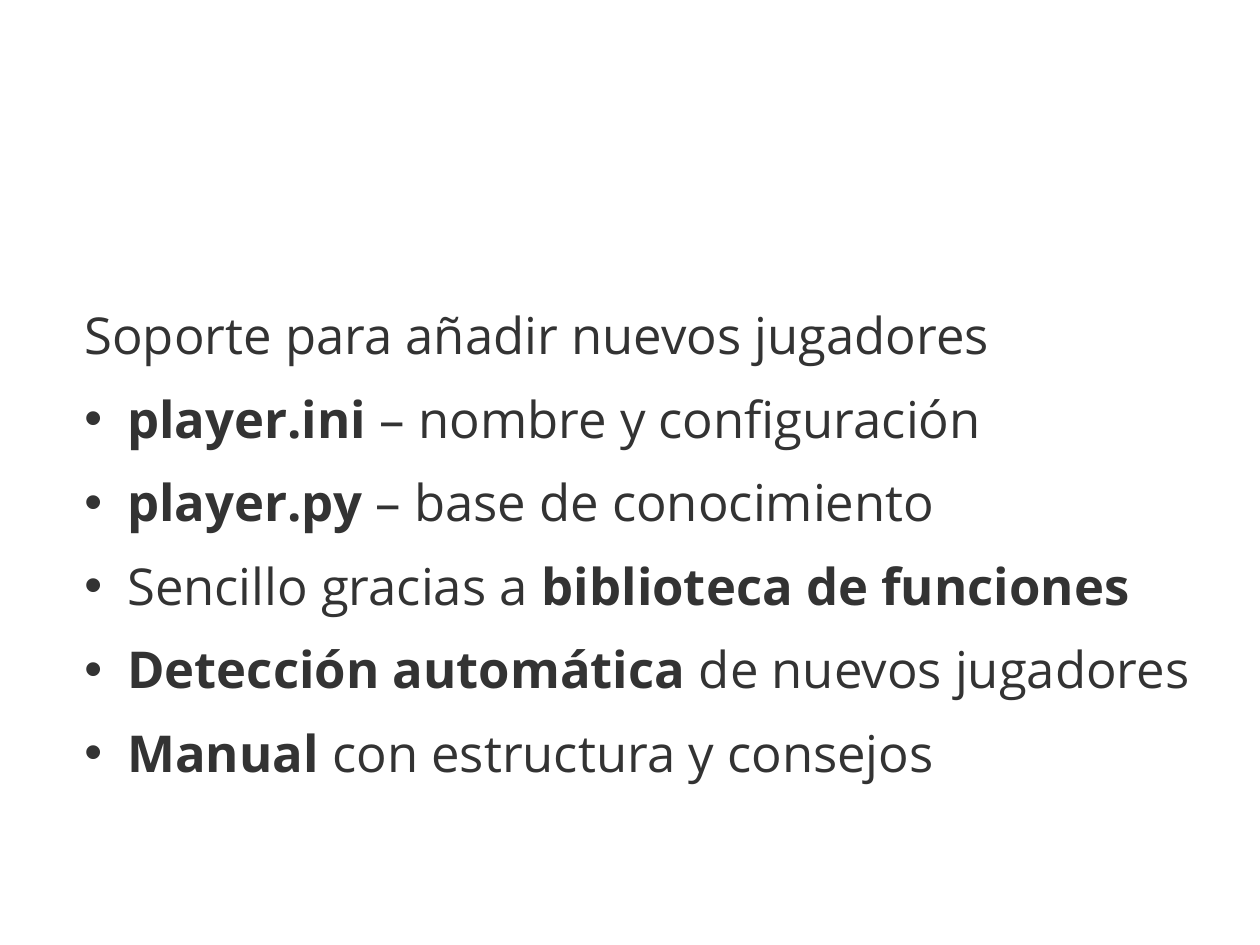
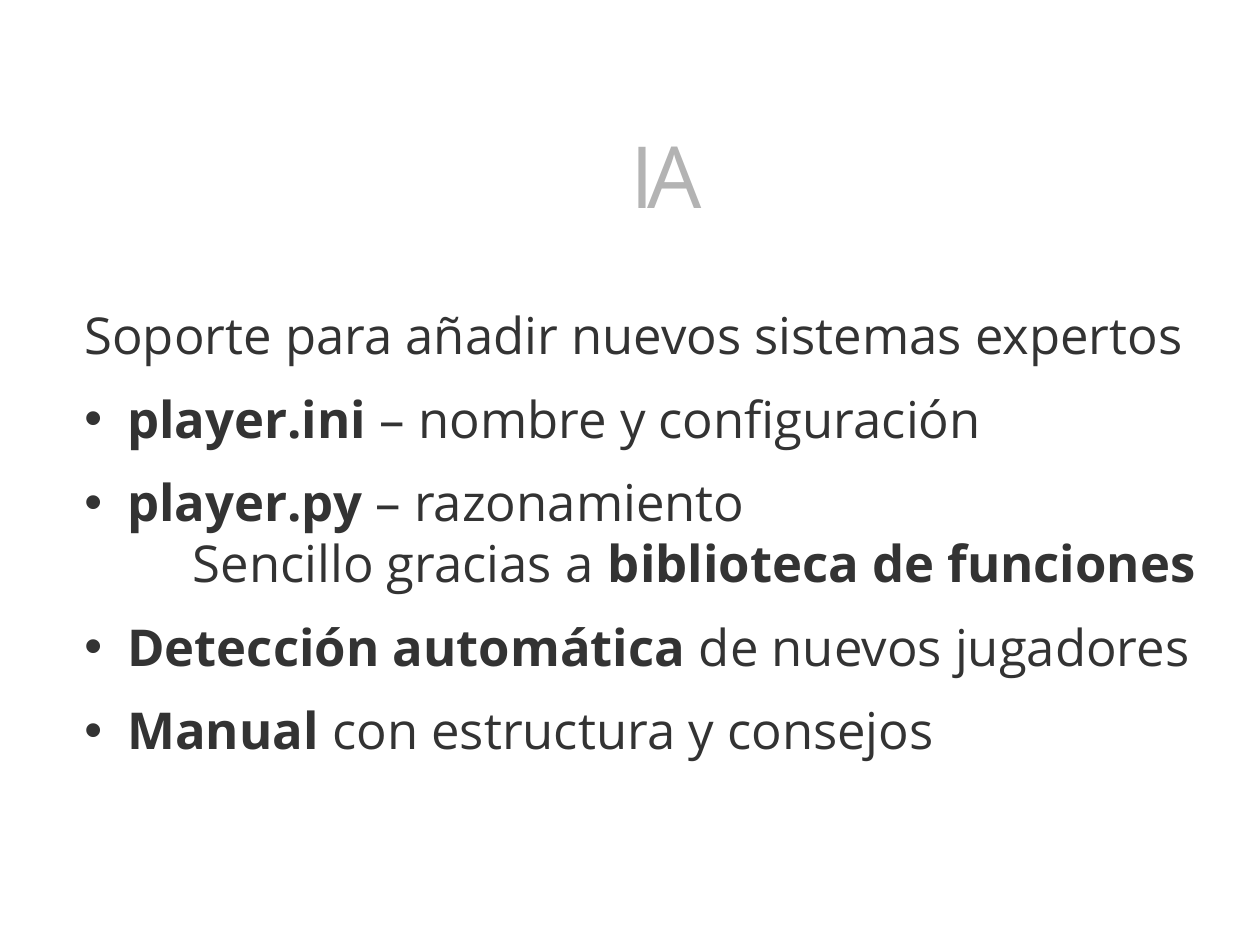
Before and after one commit to 3oheme/dominous, a slide deck: slide 43 of docs/presentacion/presentacion.odp (slide 42 before the commit). Drawn at 1260x945 pixels with LibreOffice and Linux fonts; fonts in the diff are those of the drawing; background and template pictures are left out. Boxes give left, top, right and bottom in pixels: in the first picture for what was removed or moved away, otherwise in the second. Text is boxed around its words. In the diff, an @@ line names an element or a change of style, - is before the commit and + after.

```diff
--- a/docs/presentacion/presentacion.odp
+++ b/docs/presentacion/presentacion.odp
@@ text at (630,147,702,208): text changed @@
-Nuevos jugadores
+Extensibilidad IA
@@ text at (84,315,1182,367): text changed @@
-Soporte para añadir nuevos jugadores
+Soporte para añadir nuevos sistemas expertos
@@ text at (127,482,1195,594): text changed; bold on @@
-• player.py – base de conocimiento
-• Sencillo gracias a biblioteca de funciones
+• player.py – razonamiento
+  Sencillo gracias a biblioteca de funciones
```
Also in this commit, not shown: 11 other slides changed, 7 slides added, 6 slides removed.
